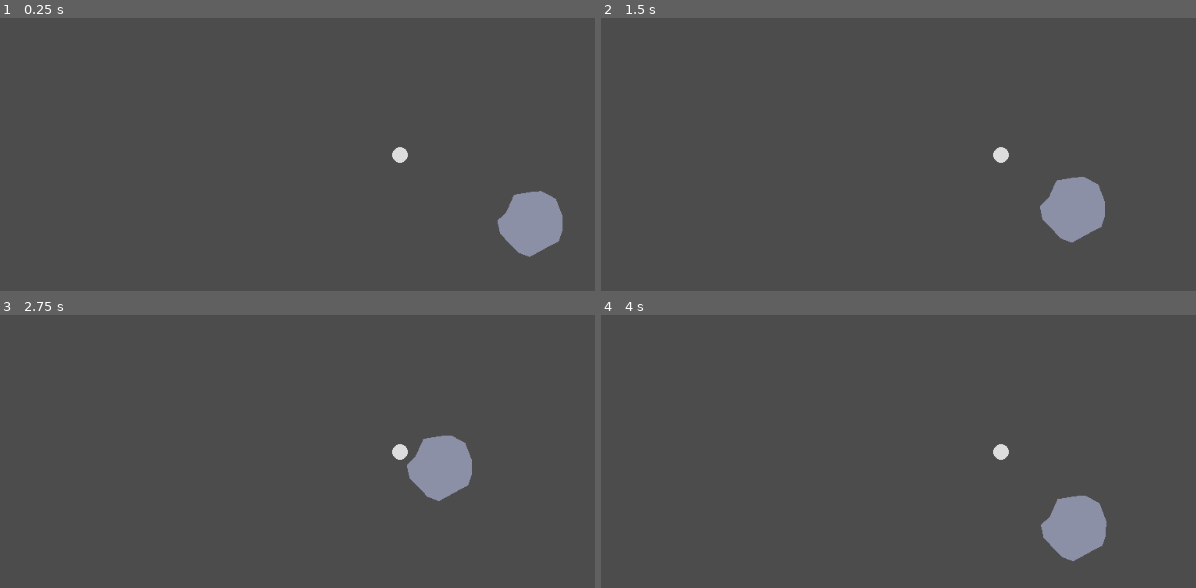
Above: before the commit, frames 1-4 (two rows, left to right).
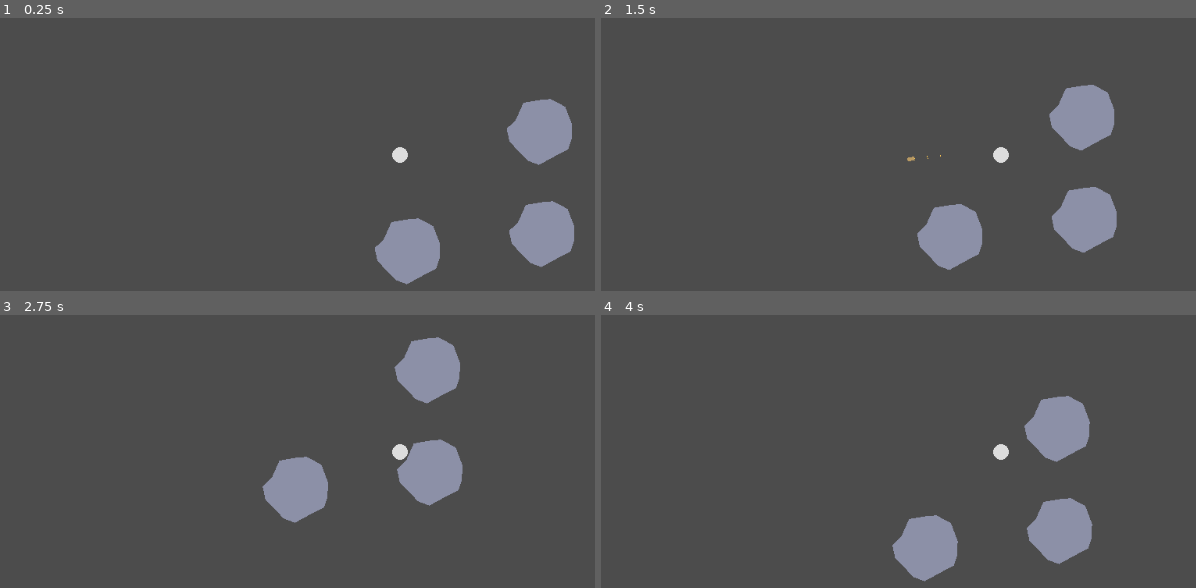
Above: after the commit, the same moments.

Repository: JeanShark-dev/godot-rock-survival
Game: Godot game, scene res://Main.tscn
Same seed, same stepped clock (60 frames per second), same inputs: the game is played once before the commit and once after it.
Inputs (mouse positions are in pixels of both pictures, inside the frame that each line leads up to):
- Up to frame 1 (0.25 s): no input
- Up to frame 2 (1.5 s): tap Enter at 0.5 s; move the mouse to (1178, 132) at 0.52 s; hold D (gp_right) 0.53-1.28 s; click (1178, 132) at 0.6 s; move the mouse to (839, 179) at 1.27 s; hold S (gp_down) from 1.28 s (still down); click (839, 179) at 1.35 s
- Up to frame 3 (2.75 s): move the mouse to (481, 347) at 2.02 s; release S (gp_down) at 2.03 s; hold D (gp_right) from 2.03 s (still down); click (481, 347) at 2.1 s
- Up to frame 4 (4 s): move the mouse to (963, 544) at 2.77 s; release D (gp_right) at 2.78 s; hold W (gp_up) 2.78-3.53 s; click (963, 544) at 2.85 s; move the mouse to (outside the picture) at 3.52 s; hold A (gp_left) from 3.53 s (still down); click (outside the picture) at 3.6 s

The runs differ from the first frame. In frame 1, 5.1% of the frame differs, in the area x 63-97%, y 29-98%; in frame 2, 5.1%, in the area x 51-87%, y 24-93%; in frame 3, 4.7%; in frame 4, 5.0%.

Commit message:
firing mechanism
made a functional shooting mechanism
clicking wiþ mouse1 will shoot a small projectile þat is removed upon collision

Diff:
--- /dev/null
+++ b/9mm.gd
@@ -0,0 +1,17 @@
+extends Area2D
+
+var direction = Vector2()
+export var speed = 1000
+
+func shoot(aim_position, gun_position):
+
+	position = gun_position
+	direction = (aim_position - gun_position).normalized()
+	rotation = direction.angle() + 0.5 * PI
+
+func _process(delta):
+	position += direction * speed * delta
+
+
+func _on_9mm_body_entered(body):
+	queue_free()
--- /dev/null
+++ b/9mm.tscn
@@ -0,0 +1,50 @@
+[gd_scene load_steps=6 format=2]
+
+[ext_resource path="res://9mm.gd" type="Script" id=1]
+
+[sub_resource type="Curve" id=1]
+_data = [ Vector2( 0.0443038, 0.434091 ), 0.0, 3.35152, 0, 0, Vector2( 1, 1 ), 0.0, 0.0, 0, 0 ]
+
+[sub_resource type="CurveTexture" id=2]
+curve = SubResource( 1 )
+
+[sub_resource type="ParticlesMaterial" id=3]
+lifetime_randomness = 0.51
+emission_shape = 2
+emission_box_extents = Vector3( 2, 0.5, 1 )
+flag_disable_z = true
+gravity = Vector3( 0, 98, 0 )
+orbit_velocity = 0.0
+orbit_velocity_random = 0.0
+scale_random = 1.0
+scale_curve = SubResource( 2 )
+color = Color( 0.956863, 0.803922, 0.45098, 1 )
+hue_variation = 0.07
+hue_variation_random = 0.24
+anim_speed_random = 0.63
+
+[sub_resource type="CapsuleShape2D" id=4]
+radius = 2.40952
+height = 4.39354
+
+[node name="9mm" type="Area2D"]
+gravity_vec = Vector2( 0, 0 )
+script = ExtResource( 1 )
+
+[node name="9mmTrail" type="Particles2D" parent="."]
+position = Vector2( -0.0883884, 4.64039 )
+lifetime = 0.2
+speed_scale = 5.0
+local_coords = false
+draw_order = 1
+process_material = SubResource( 3 )
+
+[node name="9mmSpriteTemp" type="Polygon2D" parent="."]
+position = Vector2( 0.134036, 0.551747 )
+scale = Vector2( 0.945946, 1.1129 )
+color = Color( 0.729412, 0.607843, 0.392157, 1 )
+polygon = PoolVector2Array( -2.50125, 3.81217, 2.40952, 3.81217, 2.47968, -2.29121, 1.9886, -3.8346, 0.0242901, -4.88691, -1.72956, -4.25552, -2.71171, -2.57183 )
+
+[node name="9mmHitbox" type="CollisionShape2D" parent="."]
+shape = SubResource( 4 )
+[connection signal="body_entered" from="." to="." method="_on_9mm_body_entered"]
--- a/ContextObstacle.tscn
+++ b/ContextObstacle.tscn
@@ -1,9 +1,15 @@
-[gd_scene load_steps=2 format=2]
+[gd_scene load_steps=3 format=2]
+
+[sub_resource type="PhysicsMaterial" id=2]
+resource_local_to_scene = true
+absorbent = true
 
 [sub_resource type="CircleShape2D" id=1]
 radius = 45.0111
 
-[node name="ContextObstacle" type="KinematicBody2D"]
+[node name="ContextObstacle" type="RigidBody2D"]
+mass = 3836.06
+physics_material_override = SubResource( 2 )
 
 [node name="ObstacleHitbox" type="CollisionShape2D" parent="."]
 shape = SubResource( 1 )
--- /dev/null
+++ b/Gun9mm.gd
@@ -0,0 +1,16 @@
+extends Node2D
+var shoot
+
+export (PackedScene) var Bullet
+onready var BulletContainer = get_node("..")
+
+func _shoot():
+	var pew = Bullet.instance()
+	BulletContainer.add_child(pew)
+
+	pew.shoot(get_global_mouse_position(), position)
+
+func _process(delta):
+
+	if (Input.is_action_just_pressed("M1")):
+		_shoot()
--- a/Main.tscn
+++ b/Main.tscn
@@ -1,11 +1,34 @@
-[gd_scene load_steps=3 format=2]
+[gd_scene load_steps=6 format=2]
 
 [ext_resource path="res://PlayerContainer.tscn" type="PackedScene" id=1]
 [ext_resource path="res://ContextObstacle.tscn" type="PackedScene" id=2]
+
+[sub_resource type="PhysicsMaterial" id=1]
+resource_local_to_scene = true
+absorbent = true
+
+[sub_resource type="PhysicsMaterial" id=2]
+resource_local_to_scene = true
+absorbent = true
+
+[sub_resource type="PhysicsMaterial" id=3]
+resource_local_to_scene = true
+absorbent = true
 
 [node name="Main" type="Node2D"]
 
 [node name="PlayerContainer" parent="." instance=ExtResource( 1 )]
 
-[node name="ContextObstacle" parent="PlayerContainer" instance=ExtResource( 2 )]
-position = Vector2( 168, 86 )
+[node name="WorldContainer" type="Node2D" parent="."]
+
+[node name="ContextObstacle" parent="WorldContainer" instance=ExtResource( 2 )]
+position = Vector2( 11, 121 )
+physics_material_override = SubResource( 1 )
+
+[node name="ContextObstacle2" parent="WorldContainer" instance=ExtResource( 2 )]
+position = Vector2( 183, 99 )
+physics_material_override = SubResource( 2 )
+
+[node name="ContextObstacle3" parent="WorldContainer" instance=ExtResource( 2 )]
+position = Vector2( 180, -32 )
+physics_material_override = SubResource( 3 )
--- /dev/null
+++ b/PlayerContainer.gd
@@ -0,0 +1,7 @@
+extends Node2D
+
+var handPosition = Vector2()
+
+func _process(delta):
+	handPosition = get_node("PlayerKBody").position
+	get_node("ProjectileContainer/Gun9mm").set_position(handPosition)
--- a/PlayerContainer.tscn
+++ b/PlayerContainer.tscn
@@ -1,12 +1,24 @@
-[gd_scene load_steps=3 format=2]
+[gd_scene load_steps=6 format=2]
 
 [ext_resource path="res://PlayerMovementBase.gd" type="Script" id=1]
+[ext_resource path="res://Gun9mm.gd" type="Script" id=2]
+[ext_resource path="res://9mm.tscn" type="PackedScene" id=3]
+[ext_resource path="res://PlayerContainer.gd" type="Script" id=4]
 
 [sub_resource type="CircleShape2D" id=1]
 
 [node name="PlayerContainer" type="Node2D"]
+script = ExtResource( 4 )
+
+[node name="ProjectileContainer" type="Node2D" parent="."]
+
+[node name="Gun9mm" type="Node2D" parent="ProjectileContainer"]
+script = ExtResource( 2 )
+Bullet = ExtResource( 3 )
 
 [node name="PlayerKBody" type="KinematicBody2D" parent="."]
+collision_layer = 2
+collision_mask = 2
 script = ExtResource( 1 )
 baseMoveSpeed = 100.0
 
--- a/project.godot
+++ b/project.godot
@@ -40,6 +40,15 @@
 "events": [ Object(InputEventKey,"resource_local_to_scene":false,"resource_name":"","device":0,"alt":false,"shift":false,"control":false,"meta":false,"command":false,"pressed":false,"scancode":68,"unicode":0,"echo":false,"script":null)
  ]
 }
+M1={
+"deadzone": 0.5,
+"events": [ Object(InputEventMouseButton,"resource_local_to_scene":false,"resource_name":"","device":0,"alt":false,"shift":false,"control":false,"meta":false,"command":false,"button_mask":0,"position":Vector2( 0, 0 ),"global_position":Vector2( 0, 0 ),"factor":1.0,"button_index":1,"pressed":false,"doubleclick":false,"script":null)
+ ]
+}
+
+[physics]
+
+2d/default_gravity_vector=Vector2( 0, 0 )
 
 [rendering]
 
